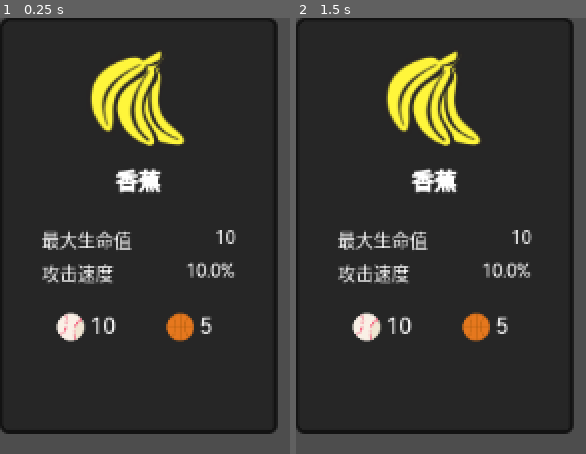
Above: before the commit, frames 1-2 (left to right).
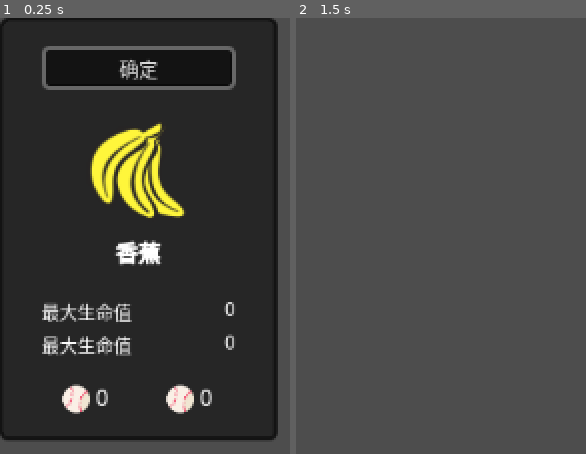
Above: after the commit, the same moments.

Repository: Rundll86/ChickenVSBear
Game: Godot game, scene res://components/Feeds/Banana.tscn
Same seed, same stepped clock (60 frames per second), same inputs: the game is played once before the commit and once after it. This scene is started directly instead of the project's main scene. The engine's default icon, where the game draws it, is replaced by a stand-in: a white triangle on a blue panel in a dark square.
Inputs (mouse positions are in pixels of both pictures, inside the frame that each line leads up to):
- Up to frame 1 (0.25 s): no input
- Up to frame 2 (1.5 s): click (435, 65) at 0.5 s, where only the run after the commit has a clickable "确定"; tap Enter at 1.25 s; move the mouse to (outside the picture) at 1.27 s; press the mouse at (outside the picture) at 1.28 s; hold D (m_right) from 1.28 s (still down)

The runs differ from the first frame. In frame 1, 17% of the frame differs, in the area x 0-96%, y 6-97%; in frame 2, 90%, in the area x 0-96%, y 0-96%.
Error after the commit: Invalid access to property or key 'inventory' on a base object of type 'Nil'. (res://scripts/Structs/Feed.gd:55)

Commit message:
feat: 添加掉落物功能，更新饲料和物品显示，重构相关UI组件

Diff:
--- a/components/Abstracts/FeedCardBase.tscn
+++ b/components/Abstracts/FeedCardBase.tscn
@@ -1,7 +1,8 @@
-[gd_scene load_steps=4 format=3 uid="uid://bykwevnv7keeh"]
+[gd_scene load_steps=5 format=3 uid="uid://bykwevnv7keeh"]
 
 [ext_resource type="Script" path="res://scripts/Structs/Feed.gd" id="1_2ea75"]
 [ext_resource type="Texture2D" uid="uid://dwwpkn4q07ja2" path="res://icon.svg" id="2_b6x2s"]
+[ext_resource type="Theme" uid="uid://dhvs6urgf6jr5" path="res://themes/main.tres" id="2_lvrpo"]
 
 [sub_resource type="StyleBoxFlat" id="StyleBoxFlat_n2ewr"]
 content_margin_left = 30.0
@@ -28,6 +29,12 @@
 [node name="container" type="VBoxContainer" parent="."]
 layout_mode = 2
 theme_override_constants/separation = 20
+
+[node name="selectBtn" type="Button" parent="container"]
+unique_name_in_owner = true
+layout_mode = 2
+theme = ExtResource("2_lvrpo")
+text = "确定"
 
 [node name="info" type="VBoxContainer" parent="container"]
 layout_mode = 2
--- /dev/null
+++ b/components/Abstracts/FullscreenPanelBase.tscn
@@ -0,0 +1,120 @@
+[gd_scene load_steps=7 format=3 uid="uid://d3qojeqa3difn"]
+
+[ext_resource type="Script" path="res://scripts/Statemachine/FullscreenPanelBase.gd" id="1_8e8nf"]
+
+[sub_resource type="StyleBoxFlat" id="StyleBoxFlat_mjt0u"]
+bg_color = Color(0, 0, 0, 0.5)
+
+[sub_resource type="Animation" id="Animation_76r7u"]
+length = 0.001
+tracks/0/type = "bezier"
+tracks/0/imported = false
+tracks/0/enabled = true
+tracks/0/path = NodePath(".:modulate:a")
+tracks/0/interp = 1
+tracks/0/loop_wrap = true
+tracks/0/keys = {
+"handle_modes": PackedInt32Array(0),
+"points": PackedFloat32Array(1, -0.25, 0, 0.25, 0),
+"times": PackedFloat32Array(0)
+}
+tracks/1/type = "bezier"
+tracks/1/imported = false
+tracks/1/enabled = true
+tracks/1/path = NodePath(".:position:y")
+tracks/1/interp = 1
+tracks/1/loop_wrap = true
+tracks/1/keys = {
+"handle_modes": PackedInt32Array(0),
+"points": PackedFloat32Array(0, -0.25, 0, 0.25, 0),
+"times": PackedFloat32Array(0)
+}
+
+[sub_resource type="Animation" id="Animation_xdama"]
+resource_name = "show"
+length = 0.5
+step = 0.1
+tracks/0/type = "bezier"
+tracks/0/imported = false
+tracks/0/enabled = true
+tracks/0/path = NodePath(".:modulate:a")
+tracks/0/interp = 1
+tracks/0/loop_wrap = true
+tracks/0/keys = {
+"handle_modes": PackedInt32Array(0, 0),
+"points": PackedFloat32Array(1, -0.25, 0, 0.25, 0, 0, -0.25, 0, 0.25, 0),
+"times": PackedFloat32Array(0, 0.5)
+}
+tracks/1/type = "bezier"
+tracks/1/imported = false
+tracks/1/enabled = true
+tracks/1/path = NodePath(".:position:y")
+tracks/1/interp = 1
+tracks/1/loop_wrap = true
+tracks/1/keys = {
+"handle_modes": PackedInt32Array(0, 0),
+"points": PackedFloat32Array(0, -0.25, 0, 0.25, 0, -500, -0.25, 0, 0.25, 0),
+"times": PackedFloat32Array(0, 0.5)
+}
+
+[sub_resource type="Animation" id="Animation_kd0tm"]
+resource_name = "show"
+length = 0.5
+step = 0.1
+tracks/0/type = "bezier"
+tracks/0/imported = false
+tracks/0/enabled = true
+tracks/0/path = NodePath(".:modulate:a")
+tracks/0/interp = 1
+tracks/0/loop_wrap = true
+tracks/0/keys = {
+"handle_modes": PackedInt32Array(0, 0),
+"points": PackedFloat32Array(0, -0.25, 0, 0.25, 0, 1, -0.25, 0, 0.25, 0),
+"times": PackedFloat32Array(0, 0.5)
+}
+tracks/1/type = "bezier"
+tracks/1/imported = false
+tracks/1/enabled = true
+tracks/1/path = NodePath(".:position:y")
+tracks/1/interp = 1
+tracks/1/loop_wrap = true
+tracks/1/keys = {
+"handle_modes": PackedInt32Array(0, 0),
+"points": PackedFloat32Array(-500, -0.25, 0, 0.25, 0, 0, -0.25, 0, 0.25, 0),
+"times": PackedFloat32Array(0, 0.5)
+}
+
+[sub_resource type="AnimationLibrary" id="AnimationLibrary_ocj0r"]
+_data = {
+"RESET": SubResource("Animation_76r7u"),
+"hide": SubResource("Animation_xdama"),
+"show": SubResource("Animation_kd0tm")
+}
+
+[node name="FullscreenPanelBase" type="Control"]
+layout_mode = 3
+anchors_preset = 15
+anchor_right = 1.0
+anchor_bottom = 1.0
+grow_horizontal = 2
+grow_vertical = 2
+script = ExtResource("1_8e8nf")
+
+[node name="content" type="PanelContainer" parent="."]
+layout_mode = 1
+anchors_preset = 15
+anchor_right = 1.0
+anchor_bottom = 1.0
+grow_horizontal = 2
+grow_vertical = 2
+theme_override_styles/panel = SubResource("StyleBoxFlat_mjt0u")
+
+[node name="wrapper" type="VBoxContainer" parent="content"]
+layout_mode = 2
+alignment = 1
+
+[node name="animator" type="AnimationPlayer" parent="."]
+unique_name_in_owner = true
+libraries = {
+"": SubResource("AnimationLibrary_ocj0r")
+}
--- a/components/Characters/Chick.tscn
+++ b/components/Characters/Chick.tscn
@@ -34,6 +34,8 @@
 script = ExtResource("2_r6bub")
 cooldownUnit = 200.0
 displayName = "小鸡"
+drops = Array[int]([0, 1])
+dropCounts = Array[Vector2]([Vector2(10, 20), Vector2(7, 14)])
 
 [node name="hurt" parent="sounds" index="2"]
 stream = ExtResource("3_ik1xf")
--- a/components/Characters/Hen.tscn
+++ b/components/Characters/Hen.tscn
@@ -34,6 +34,8 @@
 [node name="Hen" instance=ExtResource("1_twxai")]
 script = ExtResource("2_8u5a0")
 cooldownUnit = 500.0
+drops = Array[int]([0, 1])
+dropCounts = Array[Vector2]([Vector2(4, 8), Vector2(2, 6)])
 
 [node name="hurt" parent="sounds" index="2"]
 stream = ExtResource("3_ojyt7")
--- /dev/null
+++ b/components/Scenes/FullscreenPanels/MakeFeed.tscn
@@ -0,0 +1,67 @@
+[gd_scene load_steps=3 format=3 uid="uid://1n28ji5sl6bx"]
+
+[ext_resource type="PackedScene" uid="uid://d3qojeqa3difn" path="res://components/Abstracts/FullscreenPanelBase.tscn" id="1_1wmro"]
+[ext_resource type="PackedScene" uid="uid://bykwevnv7keeh" path="res://components/Abstracts/FeedCardBase.tscn" id="2_ae402"]
+
+[node name="MakeFeed" instance=ExtResource("1_1wmro")]
+
+[node name="wrapper" parent="content" index="0"]
+theme_override_constants/separation = 50
+
+[node name="tips" type="VBoxContainer" parent="content/wrapper" index="0"]
+layout_mode = 2
+
+[node name="title" type="RichTextLabel" parent="content/wrapper/tips" index="0"]
+layout_mode = 2
+size_flags_horizontal = 4
+size_flags_vertical = 4
+theme_override_font_sizes/bold_font_size = 30
+bbcode_enabled = true
+text = "[b]天降鸡饲料[/b]"
+fit_content = true
+autowrap_mode = 0
+
+[node name="tip" type="HBoxContainer" parent="content/wrapper/tips" index="1"]
+layout_mode = 2
+alignment = 1
+
+[node name="select" type="RichTextLabel" parent="content/wrapper/tips/tip" index="0"]
+layout_mode = 2
+size_flags_horizontal = 4
+size_flags_vertical = 4
+bbcode_enabled = true
+text = "可选择"
+fit_content = true
+autowrap_mode = 0
+
+[node name="count" type="RichTextLabel" parent="content/wrapper/tips/tip" index="1"]
+layout_mode = 2
+size_flags_horizontal = 4
+size_flags_vertical = 4
+bbcode_enabled = true
+text = "1"
+fit_content = true
+autowrap_mode = 0
+
+[node name="feed" type="RichTextLabel" parent="content/wrapper/tips/tip" index="2"]
+layout_mode = 2
+size_flags_horizontal = 4
+size_flags_vertical = 4
+bbcode_enabled = true
+text = "项增益"
+fit_content = true
+autowrap_mode = 0
+
+[node name="feedcards" type="HBoxContainer" parent="content/wrapper" index="1"]
+layout_mode = 2
+theme_override_constants/separation = 30
+alignment = 1
+
+[node name="FeedCard" parent="content/wrapper/feedcards" index="0" instance=ExtResource("2_ae402")]
+layout_mode = 2
+
+[node name="FeedCard2" parent="content/wrapper/feedcards" index="1" instance=ExtResource("2_ae402")]
+layout_mode = 2
+
+[node name="FeedCard3" parent="content/wrapper/feedcards" index="2" instance=ExtResource("2_ae402")]
+layout_mode = 2
--- a/components/Scenes/UI.tscn
+++ b/components/Scenes/UI.tscn
@@ -1,8 +1,9 @@
-[gd_scene load_steps=5 format=3 uid="uid://dfwg750a47ggx"]
+[gd_scene load_steps=6 format=3 uid="uid://dfwg750a47ggx"]
 
 [ext_resource type="PackedScene" uid="uid://ofpg5s3j7esv" path="res://components/UI/BossBar.tscn" id="1_2pe58"]
 [ext_resource type="Script" path="res://scripts/Statemachine/UIState.gd" id="1_f00a6"]
 [ext_resource type="PackedScene" uid="uid://bbm8l3hr4ihar" path="res://components/UI/ItemShow.tscn" id="3_o2oi4"]
+[ext_resource type="PackedScene" uid="uid://1n28ji5sl6bx" path="res://components/Scenes/FullscreenPanels/MakeFeed.tscn" id="4_kkki3"]
 
 [sub_resource type="StyleBoxFlat" id="StyleBoxFlat_xmgs2"]
 content_margin_left = 10.0
@@ -49,9 +50,23 @@
 layout_mode = 2
 alignment = 1
 
-[node name="ItemShow" parent="root/items/container" instance=ExtResource("3_o2oi4")]
+[node name="baseball" parent="root/items/container" instance=ExtResource("3_o2oi4")]
+unique_name_in_owner = true
 layout_mode = 2
 
-[node name="ItemShow2" parent="root/items/container" instance=ExtResource("3_o2oi4")]
+[node name="basketball" parent="root/items/container" instance=ExtResource("3_o2oi4")]
+unique_name_in_owner = true
 layout_mode = 2
 type = 1
+
+[node name="fullscreenPanels" type="Control" parent="root"]
+layout_mode = 1
+anchors_preset = 15
+anchor_right = 1.0
+anchor_bottom = 1.0
+grow_horizontal = 2
+grow_vertical = 2
+
+[node name="MakeFeed" parent="root/fullscreenPanels" instance=ExtResource("4_kkki3")]
+visible = false
+layout_mode = 1
--- a/components/UI/BossBar.tscn
+++ b/components/UI/BossBar.tscn
@@ -6,8 +6,8 @@
 [sub_resource type="StyleBoxEmpty" id="StyleBoxEmpty_ar00p"]
 content_margin_left = 10.0
 
-[sub_resource type="LabelSettings" id="LabelSettings_55nrw"]
-font_size = 14
+[sub_resource type="LabelSettings" id="LabelSettings_esyuk"]
+font_size = 12
 font_color = Color(0, 0, 0, 1)
 
 [node name="BossBar" type="Control"]
@@ -48,16 +48,19 @@
 [node name="name" type="Label" parent="health/panel/label"]
 unique_name_in_owner = true
 layout_mode = 2
+size_flags_vertical = 8
 text = "BossName"
-label_settings = SubResource("LabelSettings_55nrw")
+label_settings = SubResource("LabelSettings_esyuk")
 
 [node name="value" type="Label" parent="health/panel/label"]
 unique_name_in_owner = true
 layout_mode = 2
+size_flags_vertical = 8
 text = "percent"
-label_settings = SubResource("LabelSettings_55nrw")
+label_settings = SubResource("LabelSettings_esyuk")
 
 [node name="percent" type="Label" parent="health/panel/label"]
 layout_mode = 2
+size_flags_vertical = 8
 text = "%"
-label_settings = SubResource("LabelSettings_55nrw")
+label_settings = SubResource("LabelSettings_esyuk")
--- /dev/null
+++ b/components/UI/ItemDropped.tscn
@@ -0,0 +1,18 @@
+[gd_scene load_steps=4 format=3 uid="uid://cxcvc1rjvm8i2"]
+
+[ext_resource type="Script" path="res://scripts/Statemachine/ItemDropped.gd" id="1_v2djl"]
+[ext_resource type="Texture2D" uid="uid://bks8jmctleina" path="res://resources/items/baseball.svg" id="2_4hl42"]
+
+[sub_resource type="CircleShape2D" id="CircleShape2D_7lt1c"]
+radius = 7.0
+
+[node name="ItemDropped" type="RigidBody2D"]
+script = ExtResource("1_v2djl")
+
+[node name="texture" type="Sprite2D" parent="."]
+unique_name_in_owner = true
+scale = Vector2(0.25, 0.25)
+texture = ExtResource("2_4hl42")
+
+[node name="hitbox" type="CollisionShape2D" parent="."]
+shape = SubResource("CircleShape2D_7lt1c")
--- a/project.godot
+++ b/project.godot
@@ -21,6 +21,7 @@
 
 [gui]
 
+theme/custom="res://themes/main.tres"
 theme/custom_font="res://resources/fonts/HarmonyOS_Sans_Regular.ttf"
 
 [input]
@@ -56,6 +57,11 @@
 ]
 }
 
+[physics]
+
+2d/default_gravity=0.0
+2d/default_linear_damp=1.0
+
 [rendering]
 
 renderer/rendering_method="gl_compatibility"
--- a/scripts/Statemachine/EntityBase.gd
+++ b/scripts/Statemachine/EntityBase.gd
@@ -20,6 +20,8 @@
 	ItemStore.ItemType.BASEBALL: 0,
 	ItemStore.ItemType.BASKETBALL: 0
 }
+@export var drops: Array[ItemStore.ItemType] = []
+@export var dropCounts: Array[Vector2] = []
 
 @onready var animatree: AnimationTree = $"%animatree"
 @onready var texture: AnimatedSprite2D = $"%texture"
@@ -38,7 +40,15 @@
 func _ready():
 	health = fields.get(FieldStore.Entity.MAX_HEALTH)
 	statebar.visible = !isBoss
-	if !isPlayer():
+	if isPlayer():
+		UIState.player = self
+		hurtbox.body_entered.connect(
+			func(body):
+				if body is ItemDropped:
+					inventory[body.item] += body.stackCount
+					body.queue_free()
+		)
+	else:
 		currentFocusedBoss = get_tree().get_nodes_in_group("players")[0]
 func _process(_delta):
 	health = clamp(health, 0, fields.get(FieldStore.Entity.MAX_HEALTH))
@@ -78,7 +88,7 @@
 	if health <= 0:
 		if isBoss:
 			bullet.launcher.setBoss(null)
-		die()
+		tryDie()
 func isCooldowned():
 	return Time.get_ticks_msec() - lastAttack >= cooldownUnit / fields.get(FieldStore.Entity.ATTACK_SPEED)
 func startCooldown():
@@ -96,6 +106,13 @@
 	playSound("sprint")
 	sprint()
 	sprinting = true
+func tryDie():
+	for drop in range(min(len(drops), len(dropCounts))):
+		var item = drops[drop]
+		var count = ceil(randf_range(dropCounts[drop].x, dropCounts[drop].y))
+		for i in range(count):
+			ItemDropped.generate(item, count, position + MathTool.randv2_range(GameRule.itemDroppedSpawnOffset))
+	die()
 func findWeaponAnchor(weaponName: String):
 	var anchor = $"%weapons".get_node(weaponName)
 	if anchor is Node2D:
--- a/scripts/Statemachine/FieldShow.gd
+++ b/scripts/Statemachine/FieldShow.gd
@@ -8,7 +8,7 @@
 @onready var nameLabel: Label = $"%name"
 @onready var valueLabel: Label = $"%value"
 
-func _ready():
+func _physics_process(_delta):
 	nameLabel.text = FieldStore.entityMap[field]
 	var formattedValue: String
 	var dataType = FieldStore.entityMapType[field]
--- /dev/null
+++ b/scripts/Statemachine/FullscreenPanelBase.gd
@@ -0,0 +1 @@
+extends Control
--- /dev/null
+++ b/scripts/Statemachine/ItemDropped.gd
@@ -0,0 +1,39 @@
+extends RigidBody2D
+class_name ItemDropped
+
+var item: ItemStore.ItemType = ItemStore.ItemType.BASEBALL
+var stackCount: int = 1
+var targetPlayer: EntityBase = null
+
+@onready var texture: Sprite2D = $"%texture"
+
+func _process(_delta):
+	texture.texture = ItemStore.getTexture(item)
+func _physics_process(_delta):
+	if !is_instance_valid(targetPlayer):
+		targetPlayer = findPlayer()
+	if is_instance_valid(targetPlayer):
+		apply_central_force((targetPlayer.position - position).normalized() * 1000)
+func findPlayer() -> EntityBase:
+	var result = null
+	var lastDistance = INF
+	for player in get_tree().get_nodes_in_group("players"):
+		if player is EntityBase:
+			if position.distance_to(player.position) < lastDistance:
+				lastDistance = position.distance_to(player.position)
+				result = player
+	return result
+
+static func generate(
+		itemType: ItemStore.ItemType,
+		count: int,
+		spawnPosition: Vector2,
+		addToWorld: bool = true
+	):
+	var instance: ItemDropped = preload("res://components/UI/ItemDropped.tscn").instantiate()
+	instance.item = itemType
+	instance.stackCount = count
+	instance.position = spawnPosition
+	if addToWorld:
+		WorldManager.rootNode.call_deferred("add_child", instance)
+	return instance
--- a/scripts/Statemachine/ItemShow.gd
+++ b/scripts/Statemachine/ItemShow.gd
@@ -8,6 +8,6 @@
 @onready var avatarTexture: TextureRect = $"%avatar"
 @onready var countLabel: Label = $"%count"
 
-func _ready():
-	avatarTexture.texture = load("res://resources/items/%s.svg" % ItemStore.idMap[type])
+func _physics_process(_delta: float):
+	avatarTexture.texture = ItemStore.getTexture(type)
 	countLabel.text = str(count)
--- a/scripts/Statemachine/UIState.gd
+++ b/scripts/Statemachine/UIState.gd
@@ -1,9 +1,17 @@
 extends CanvasLayer
 class_name UIState
 
+@onready var baseball = $"%baseball"
+@onready var basketball = $"%basketball"
+
+static var player: EntityBase = null
 static var bossbar: EntityStateBar
 
 func _ready():
 	bossbar = $"%bossbar"
 func _process(_delta):
 	bossbar.visible = !!bossbar.entity
+func _physics_process(_delta):
+	if is_instance_valid(player):
+		baseball.count = player.inventory[ItemStore.ItemType.BASEBALL]
+		basketball.count = player.inventory[ItemStore.ItemType.BASKETBALL]
--- a/scripts/Structs/Feed.gd
+++ b/scripts/Structs/Feed.gd
@@ -13,7 +13,14 @@
 @onready var nameLabel: RichTextLabel = $"%name"
 @onready var fieldsBox: VBoxContainer = $"%fields"
 @onready var costsBox: GridContainer = $"%costs"
+@onready var selectButton: Button = $"%selectBtn"
 
+func _ready():
+	selectButton.pressed.connect(
+		func():
+			apply(UIState.player)
+			queue_free()
+	)
 func _process(_delta):
 	avatarRect.texture = avatarTexture
 	nameLabel.text = "[b]" + displayName + "[/b]"
@@ -39,6 +46,7 @@
 		costShow.type = cost
 		costShow.count = count
 		costsBox.add_child(costShow)
+
 func apply(entity: EntityBase):
 	var allHave = true
 	for i in range(min(costs.size(), costCounts.size())):
--- a/scripts/Tools/GameRule.gd
+++ b/scripts/Tools/GameRule.gd
@@ -4,3 +4,4 @@
 static var bulletSpeedMultiplier: float = 1 # 子弹速度倍率
 static var damageOffset: float = 0.2 # 伤害随机浮动比例，默认20%，即10的基础伤害会应用为8~12
 static var damageLabelSpawnOffset: float = 10 # 伤害标签生成位置的随机偏移
+static var itemDroppedSpawnOffset: float = 10 # 掉落物生成位置的随机偏移
--- a/scripts/Tools/ItemStore.gd
+++ b/scripts/Tools/ItemStore.gd
@@ -13,3 +13,5 @@
 	ItemType.BASEBALL: "baseball",
 	ItemType.BASKETBALL: "basketball"
 }
+static func getTexture(type: ItemType) -> Texture2D:
+	return load("res://resources/items/%s.svg" % idMap[type])
--- /dev/null
+++ b/themes/main.tres
@@ -0,0 +1,88 @@
+[gd_resource type="Theme" load_steps=7 format=3 uid="uid://dhvs6urgf6jr5"]
+
+[sub_resource type="StyleBoxFlat" id="StyleBoxFlat_2jby4"]
+content_margin_left = 5.0
+content_margin_top = 5.0
+content_margin_right = 5.0
+content_margin_bottom = 5.0
+bg_color = Color(0, 0, 0, 0.5)
+border_color = Color(0, 0, 0, 0.5)
+corner_radius_top_left = 5
+corner_radius_top_right = 5
+corner_radius_bottom_right = 5
+corner_radius_bottom_left = 5
+
+[sub_resource type="StyleBoxEmpty" id="StyleBoxEmpty_bpyjs"]
+
+[sub_resource type="StyleBoxFlat" id="StyleBoxFlat_4j7ii"]
+content_margin_left = 5.0
+content_margin_top = 5.0
+content_margin_right = 5.0
+content_margin_bottom = 5.0
+bg_color = Color(0, 0, 0, 0.3)
+border_width_left = 3
+border_width_top = 3
+border_width_right = 3
+border_width_bottom = 3
+border_color = Color(1, 1, 1, 0.5)
+corner_radius_top_left = 5
+corner_radius_top_right = 5
+corner_radius_bottom_right = 5
+corner_radius_bottom_left = 5
+
+[sub_resource type="StyleBoxFlat" id="StyleBoxFlat_mt3v0"]
+content_margin_left = 5.0
+content_margin_top = 5.0
+content_margin_right = 5.0
+content_margin_bottom = 5.0
+bg_color = Color(0, 0, 0, 0.5)
+border_width_left = 3
+border_width_top = 3
+border_width_right = 3
+border_width_bottom = 3
+border_color = Color(1, 1, 1, 0.3)
+corner_radius_top_left = 5
+corner_radius_top_right = 5
+corner_radius_bottom_right = 5
+corner_radius_bottom_left = 5
+
+[sub_resource type="StyleBoxFlat" id="StyleBoxFlat_3nqwh"]
+content_margin_left = 5.0
+content_margin_top = 5.0
+content_margin_right = 5.0
+content_margin_bottom = 5.0
+bg_color = Color(0, 0, 0, 0.5)
+border_width_left = 3
+border_width_top = 3
+border_width_right = 3
+border_width_bottom = 3
+border_color = Color(1, 1, 1, 0.3)
+corner_radius_top_left = 5
+corner_radius_top_right = 5
+corner_radius_bottom_right = 5
+corner_radius_bottom_left = 5
+
+[sub_resource type="StyleBoxFlat" id="StyleBoxFlat_iekfp"]
+content_margin_left = 5.0
+content_margin_top = 5.0
+content_margin_right = 5.0
+content_margin_bottom = 5.0
+bg_color = Color(0, 0, 0, 0.5)
+border_width_left = 3
+border_width_top = 3
+border_width_right = 3
+border_width_bottom = 3
+border_color = Color(1, 1, 1, 0.3)
+corner_radius_top_left = 5
+corner_radius_top_right = 5
+corner_radius_bottom_right = 5
+corner_radius_bottom_left = 5
+
+[resource]
+Button/font_sizes/font_size = 14
+Button/styles/disabled = SubResource("StyleBoxFlat_2jby4")
+Button/styles/focus = SubResource("StyleBoxEmpty_bpyjs")
+Button/styles/hover = SubResource("StyleBoxFlat_4j7ii")
+Button/styles/hover_pressed = SubResource("StyleBoxFlat_mt3v0")
+Button/styles/normal = SubResource("StyleBoxFlat_3nqwh")
+Button/styles/pressed = SubResource("StyleBoxFlat_iekfp")
--- /dev/null
+++ b/themes/superSmallText.tres
@@ -0,0 +1,4 @@
+[gd_resource type="Theme" format=3 uid="uid://cq3ciq3ly7oxb"]
+
+[resource]
+Label/font_sizes/font_size = 11
